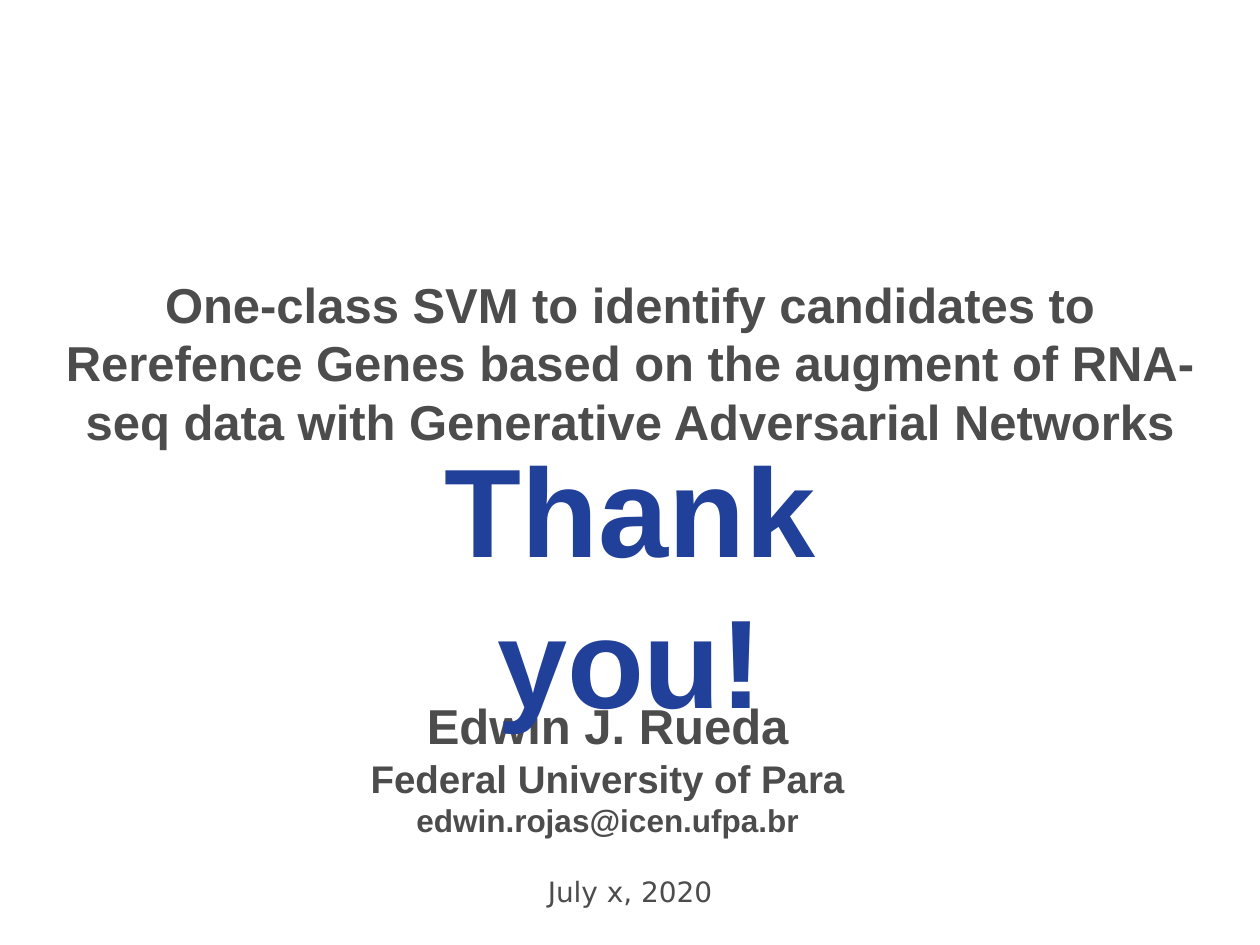
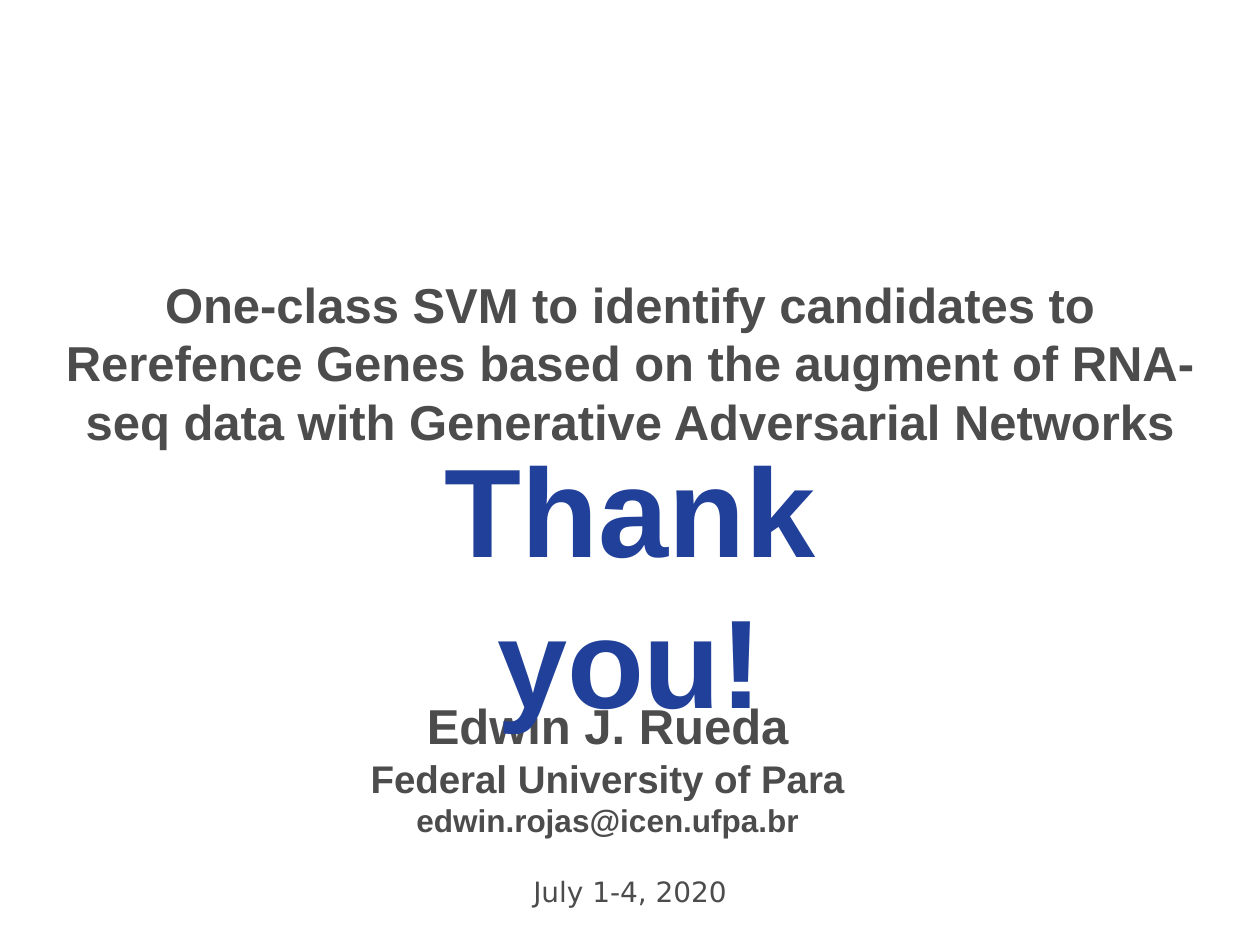
Before and after one commit to ejrueda/20_ICCSA_RG_GAN, a slide deck: slide 21 of presentation/ICCSA_presentation.odp. Drawn at 1260x945 pixels with LibreOffice and Linux fonts; fonts in the diff are those of the drawing; background and template pictures are left out. Boxes give left, top, right and bottom in pixels: in the first picture for what was removed or moved away, otherwise in the second. Text is boxed around its words. In the diff, an @@ line names an element or a change of style, - is before the commit and + after.

```diff
--- a/presentation/ICCSA_presentation.odp
+++ b/presentation/ICCSA_presentation.odp
@@ text at [533, 880, 727, 908]: text changed @@
-July x, 2020
+July 1-4, 2020
```
Also in this commit, not shown: 5 other slides changed, 2 other files.
